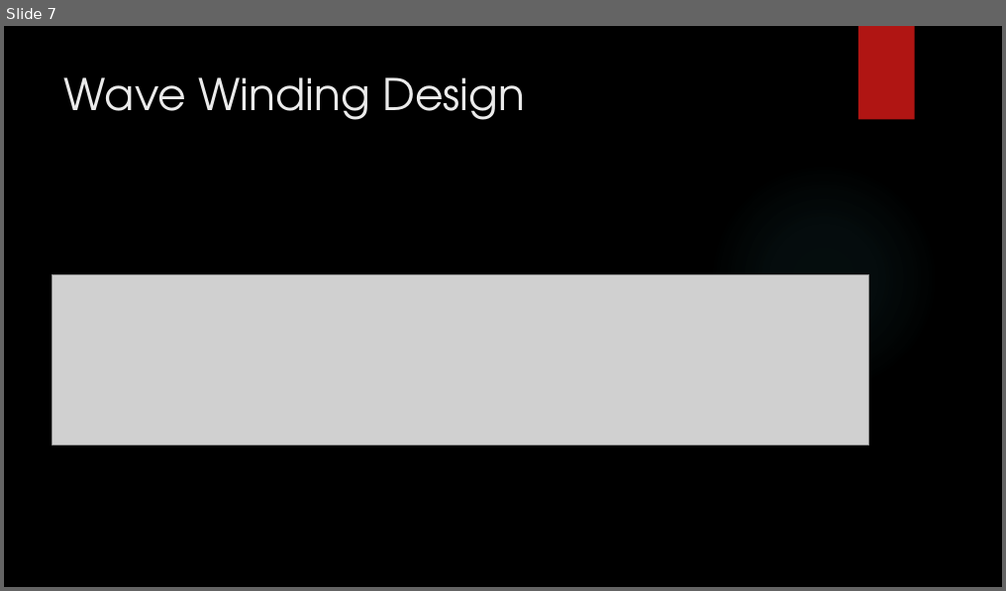
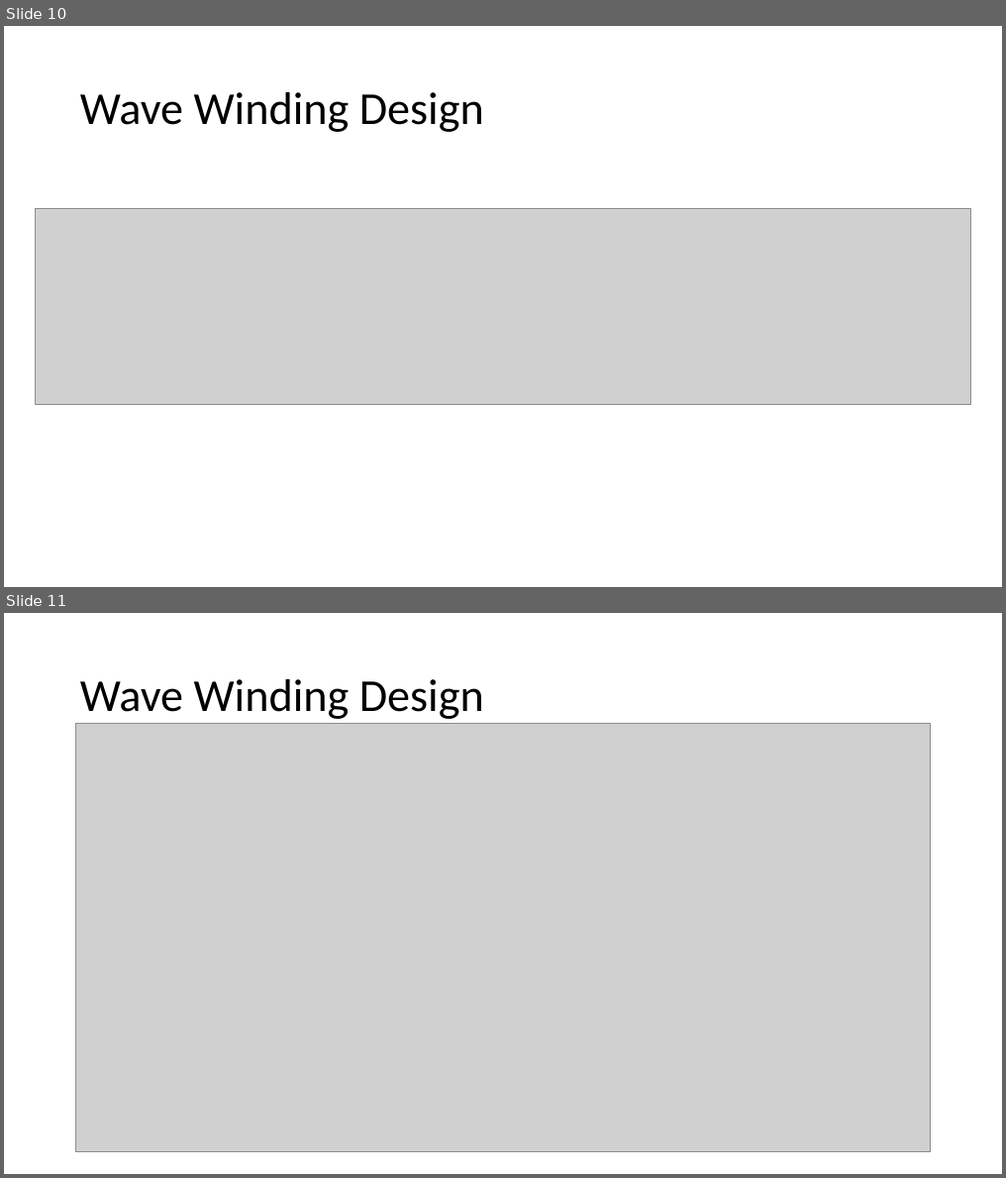
Before and after one commit to sametyakut/Studies, a slide deck: Presentations/Keysani_Sunum_Winding_Design_2023_03_08.pptx. Shown one above the other, each under a label of ours: slide 7 before the commit, slides 10 and 11 after it. The pictures are 1006x591 and 1006x1178 pixels, drawn with LibreOffice and Linux fonts; fonts in the diff are those of the drawing; grey boxes stand for pictures; background and template pictures are left out. Boxes give left, top, right and bottom in pixels: in the first picture for what was removed or moved away, otherwise in the second. Text is boxed around its words. In the diff, an @@ line names an element or a change of style, - is before the commit and + after.

```diff
--- a/Presentations/Keysani_Sunum_Winding_Design_2023_03_08.pptx
+++ b/Presentations/Keysani_Sunum_Winding_Design_2023_03_08.pptx
@@ slide 11 added at (x1=4, y1=613, x2=1002, y2=1174), background #FFFFFF @@
@@ title added at (x1=80, y1=679, x2=484, y2=719), 44 pt, text #000000 @@
+Wave Winding Design
@@ picture added at (x1=76, y1=723, x2=931, y2=1152) @@
@@ what was slide 7 is now slide 10 @@
@@ slide 10 changed as well @@
@@ background picture (left out) to #FFFFFF @@
@@ rectangle removed at (x1=858, y1=26, x2=915, y2=120) @@
@@ title "Wave Winding Design" moved from (x1=64, y1=77, x2=525, y2=120) to (x1=80, y1=92, x2=484, y2=132) @@
@@ title "Wave Winding Design" at (x1=80, y1=92, x2=484, y2=132): size 42 to 44 pt, font TeX Gyre Adventor to Calibri, text colour #EBEBEB to #000000; line spacing 1 to 0.9; vertical alignment top to middle @@
@@ ellipse removed at (x1=709, y1=163, x2=939, y2=393) @@
@@ picture resized from (x1=53, y1=274, x2=869, y2=445) to (x1=36, y1=209, x2=971, y2=404) @@
```
Also in this commit, not shown: 10 other slides changed, 9 other slides added, 1 slide removed.
